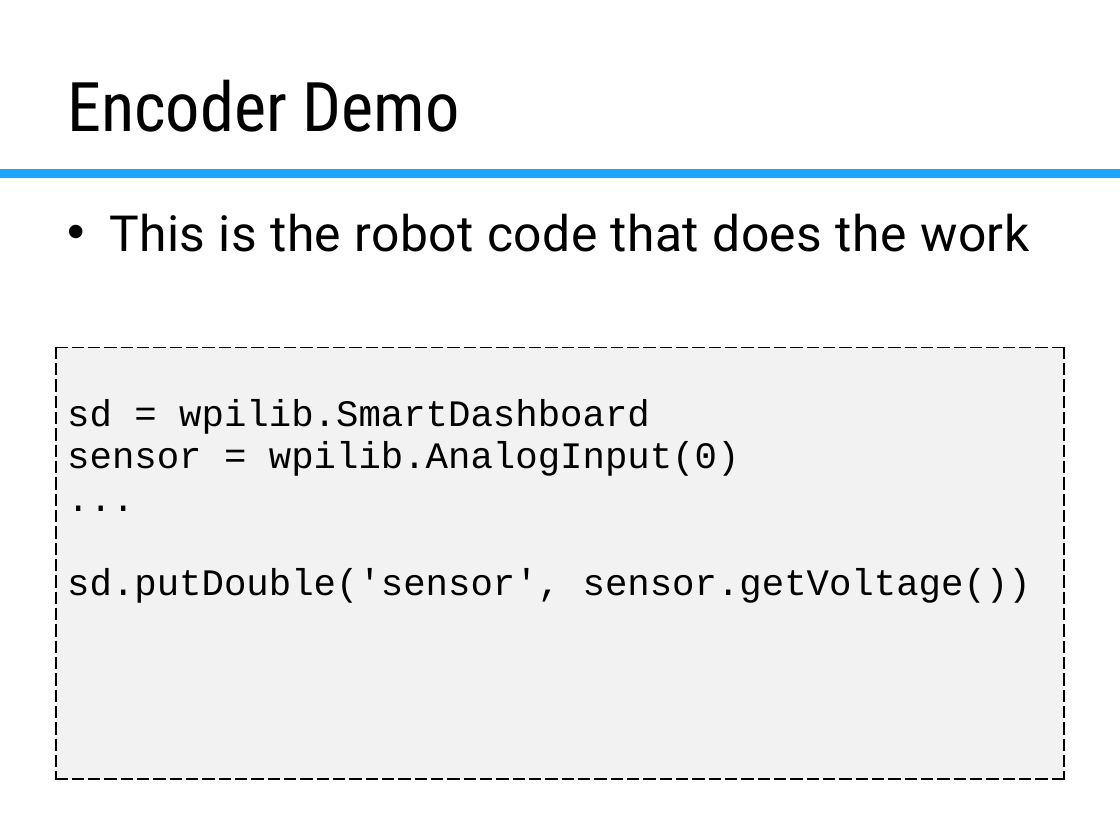
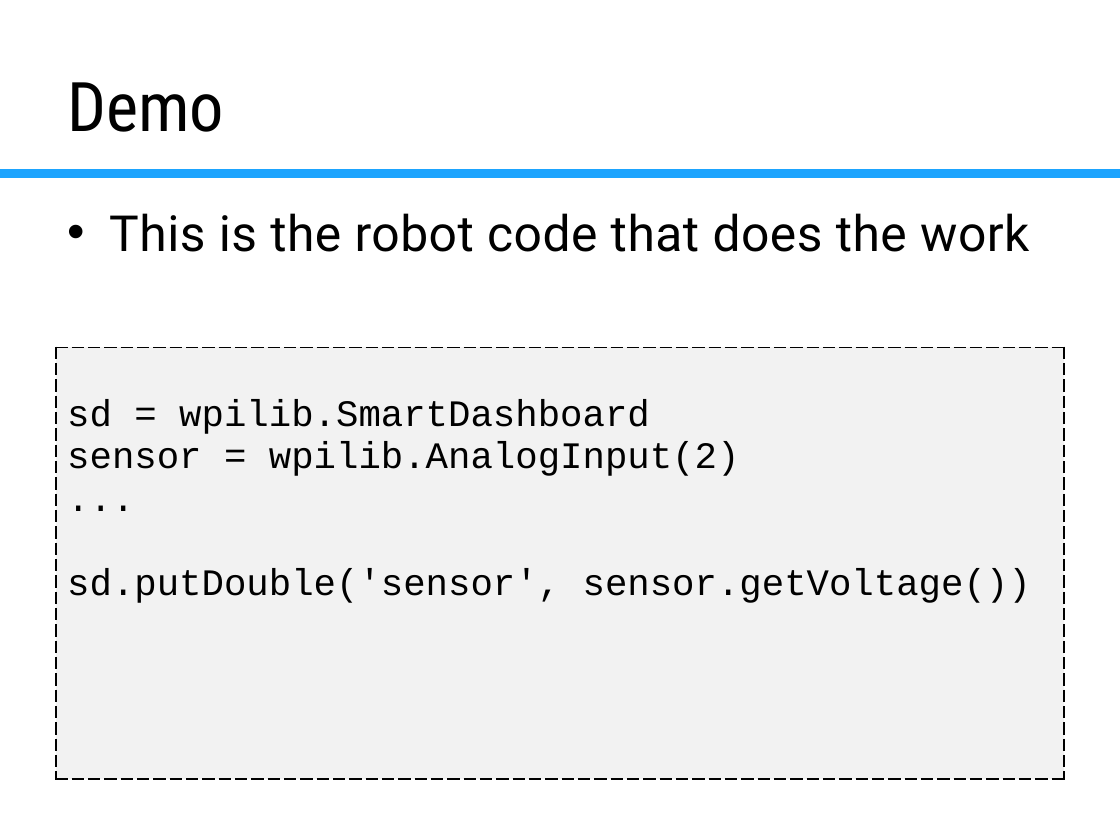
Before and after one commit to virtuald/frc-robotpy-workshop, a slide deck: slide 33 of pyfrc.pptx. Drawn at 1120x840 pixels with LibreOffice and Linux fonts; fonts in the diff are those of the drawing; background and template pictures are left out. Boxes give left, top, right and bottom in pixels: in the first picture for what was removed or moved away, otherwise in the second. Text is boxed around its words. In the diff, an @@ line names an element or a change of style, - is before the commit and + after.

Commit message:
Update slides for 2016

```diff
--- a/pyfrc.pptx
+++ b/pyfrc.pptx
@@ title at [67,82,224,132]: text changed @@
-Encoder Demo
+Demo
@@ table at [56,347,1064,780] @@
-row 1, column 1: sd = wpilib.SmartDashboard / sensor = wpilib.AnalogInput(0) / ... / sd.putDouble('sensor', sensor.getVoltage())
+row 1, column 1: sd = wpilib.SmartDashboard / sensor = wpilib.AnalogInput(2) / ... / sd.putDouble('sensor', sensor.getVoltage())
```
Also in this commit, not shown: 12 other slides changed, 1 slide added, 2 other files.
